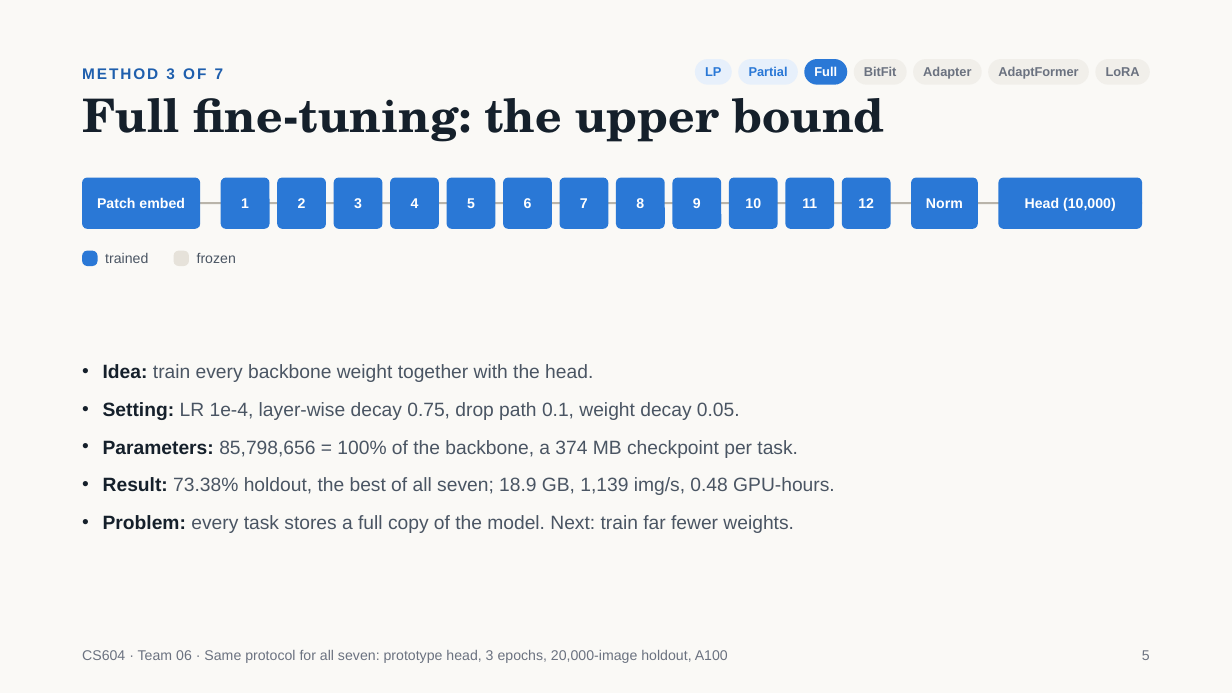
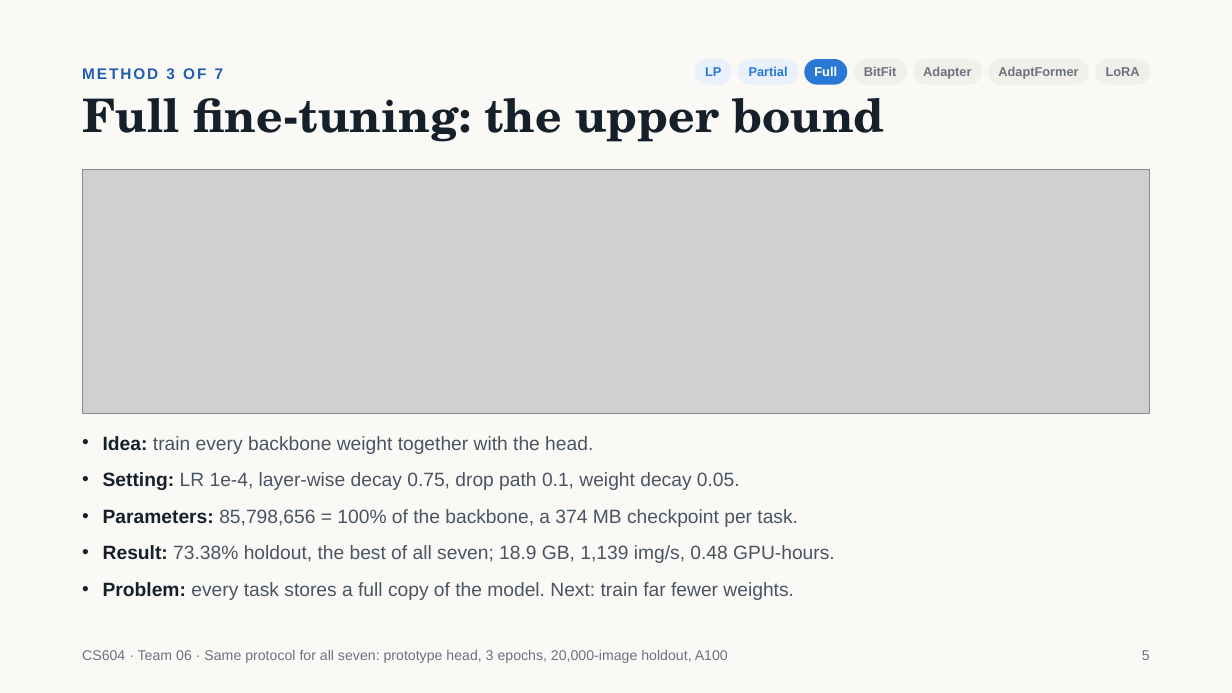
Before and after one commit to jiaobuchong/deep-cv, a slide deck: slide 5 of cs604_team06_slides.pptx. Drawn at 1232x693 pixels with LibreOffice and Linux fonts; fonts in the diff are those of the drawing; grey boxes stand for pictures. Boxes give left, top, right and bottom in pixels: in the first picture for what was removed or moved away, otherwise in the second. Text is boxed around its words. In the diff, an @@ line names an element or a change of style, - is before the commit and + after.

```diff
--- a/cs604_team06_slides.pptx
+++ b/cs604_team06_slides.pptx
@@ rounded rectangle removed at [82, 177, 201, 229] @@
-Patch embed
@@ picture added at [82, 170, 1151, 414] @@
@@ rounded rectangle removed at [221, 177, 270, 229] @@
-1
@@ rounded rectangle removed at [277, 177, 326, 229] @@
-2
@@ rounded rectangle removed at [334, 177, 383, 229] @@
-3
@@ rounded rectangle removed at [390, 177, 439, 229] @@
-4
@@ rounded rectangle removed at [446, 177, 495, 229] @@
-5
@@ rounded rectangle removed at [503, 177, 552, 229] @@
-6
@@ rounded rectangle removed at [560, 177, 609, 229] @@
-7
@@ rounded rectangle removed at [616, 177, 665, 229] @@
-8
@@ rounded rectangle removed at [673, 177, 722, 229] @@
-9
@@ rounded rectangle removed at [729, 177, 778, 229] @@
-10
@@ rounded rectangle removed at [786, 177, 835, 229] @@
-11
@@ rounded rectangle removed at [842, 177, 891, 229] @@
-12
@@ rounded rectangle removed at [911, 177, 978, 229] @@
-Norm
@@ rounded rectangle removed at [999, 177, 1143, 229] @@
-Head (10,000)
@@ rectangle removed at [82, 202, 1142, 204] @@
@@ rounded rectangle removed at [82, 250, 98, 266] @@
@@ text removed at [105, 253, 148, 263] @@
-trained
@@ rounded rectangle removed at [174, 250, 189, 266] @@
@@ text removed at [197, 253, 236, 263] @@
-frozen
@@ text "Idea: train every backbone weight ...": place and size @@
-text "Idea: train every backbone weight ..." at [103, 364, 835, 533]
+text "Idea: train every backbone weight ..." at [103, 436, 835, 600]
@@ text at [103, 436, 835, 563]: less space between paragraphs @@
```
Also in this commit, not shown: 6 other slides changed, 8 other files.
